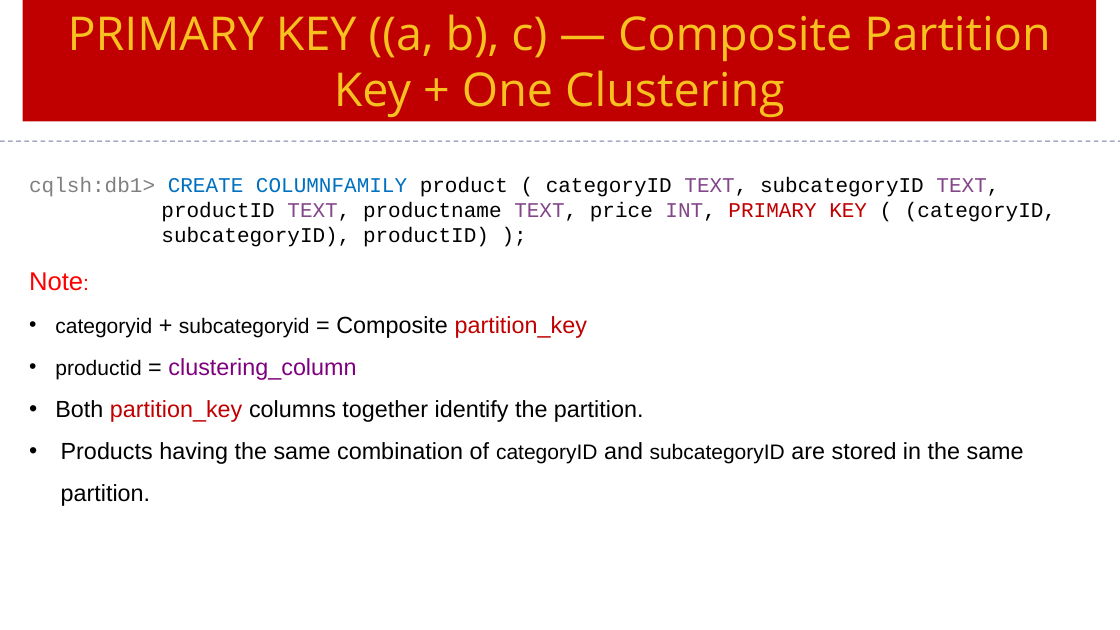
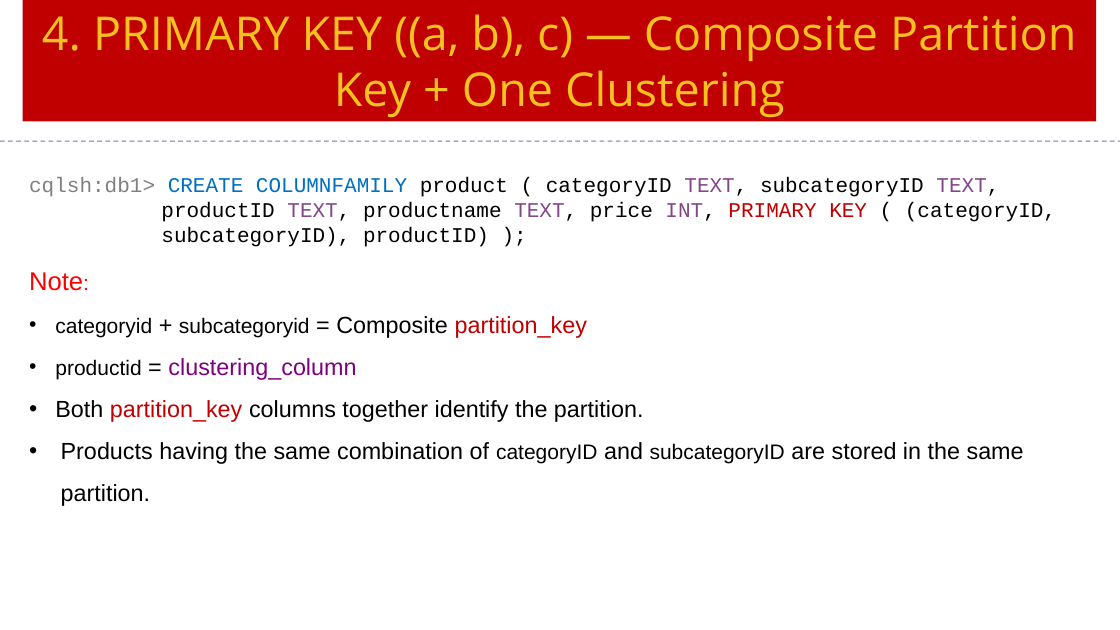
Before and after one commit to Saleel-Bagde/PPT-s, a slide deck: slide 22 of Cassandra Ver3.pptx (slide 21 before the commit). Drawn at 1120x630 pixels with LibreOffice and Linux fonts; fonts in the diff are those of the drawing. Boxes give left, top, right and bottom in pixels: in the first picture for what was removed or moved away, otherwise in the second. Text is boxed around its words. In the diff, an @@ line names an element or a change of style, - is before the commit and + after.

```diff
--- a/Cassandra Ver3.pptx
+++ b/Cassandra Ver3.pptx
@@ text in rectangle at [42,14,1076,117]: text changed @@
-PRIMARY KEY ((a, b), c) — Composite Partition Key + One Clustering
+4. PRIMARY KEY ((a, b), c) — Composite Partition Key + One Clustering
```
Also in this commit, not shown: 4 other slides changed, 1 slide added.
